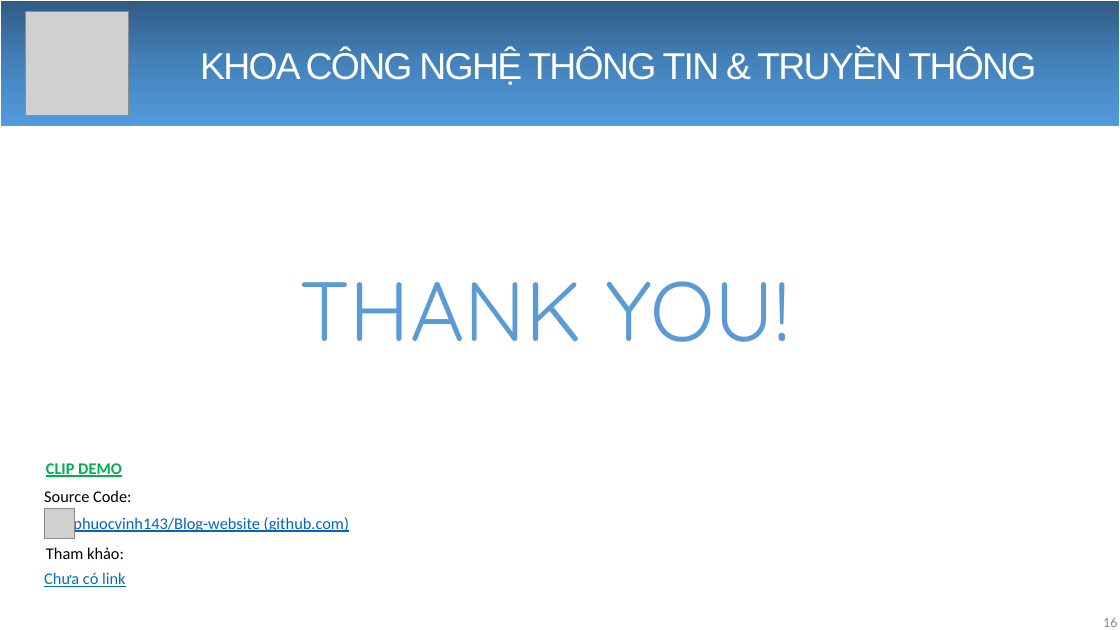
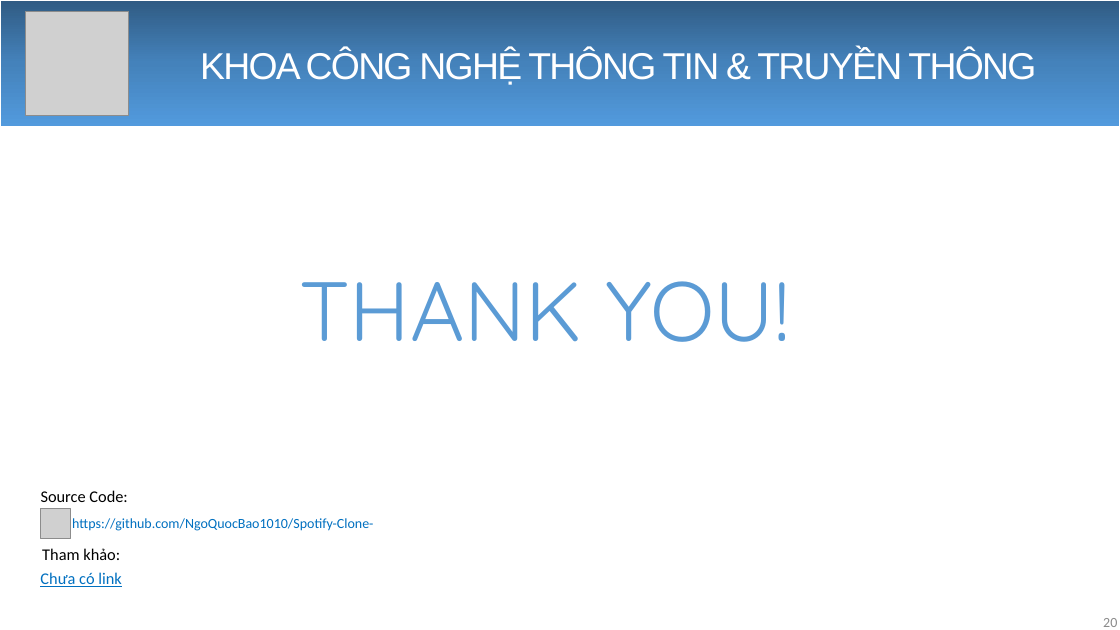
Before and after one commit to NgoQuocBao1010/PHP-Spotify-Clone, a slide deck: slide 20 of pptReport/Báo cáo đồ án.pptx (slide 16 before the commit). Drawn at 1120x630 pixels with LibreOffice and Linux fonts; fonts in the diff are those of the drawing; grey boxes stand for pictures. Boxes give left, top, right and bottom in pixels: in the first picture for what was removed or moved away, otherwise in the second. Text is boxed around its words. In the diff, an @@ line names an element or a change of style, - is before the commit and + after.

```diff
--- a/pptReport/Báo cáo đồ án.pptx
+++ b/pptReport/Báo cáo đồ án.pptx
@@ text removed at box(46, 463, 122, 477) @@
-CLIP DEMO
@@ text at box(72, 518, 373, 531): text changed; size 14 to 12 pt; text colour #0563C1 to #0070C0 @@
-phuocvinh143/Blog-website (github.com)
+https://github.com/NgoQuocBao1010/Spotify-Clone-
@@ 3 texts, 1 picture: place and size @@
-3 texts, 1 picture at box(44, 490, 131, 587)
+3 texts, 1 picture at box(40, 490, 127, 587)
@@ page number at box(1103, 618, 1117, 627): text changed @@
-16
+20
```
Also in this commit, not shown: 3 other slides changed, 4 slides added, 4 other files.
